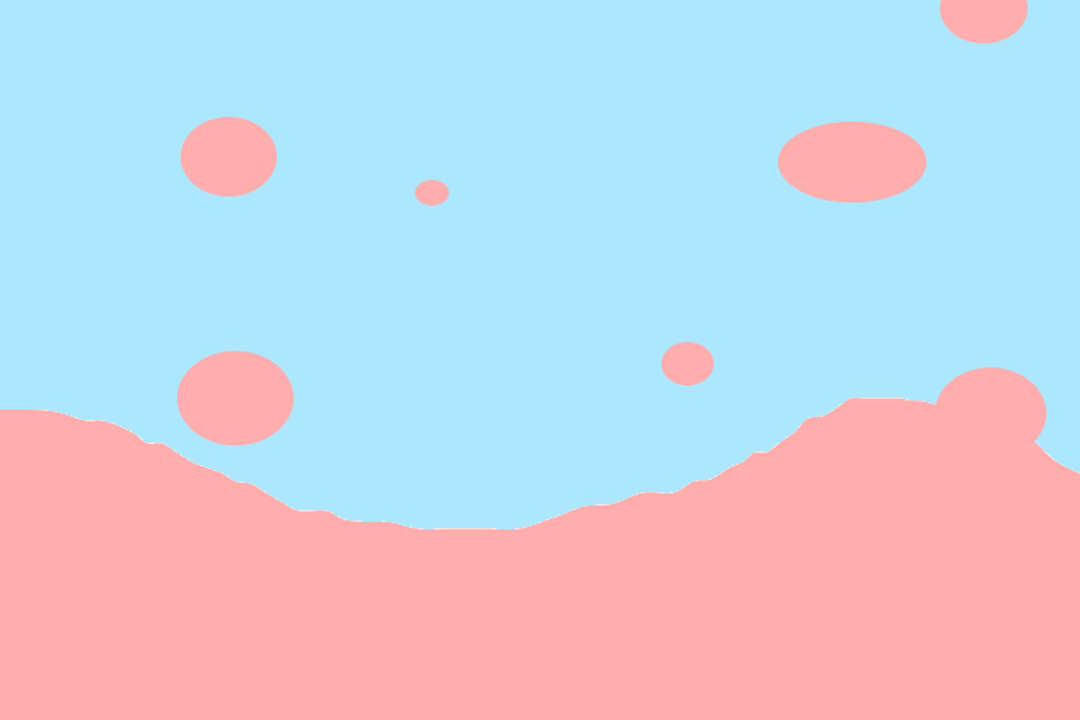
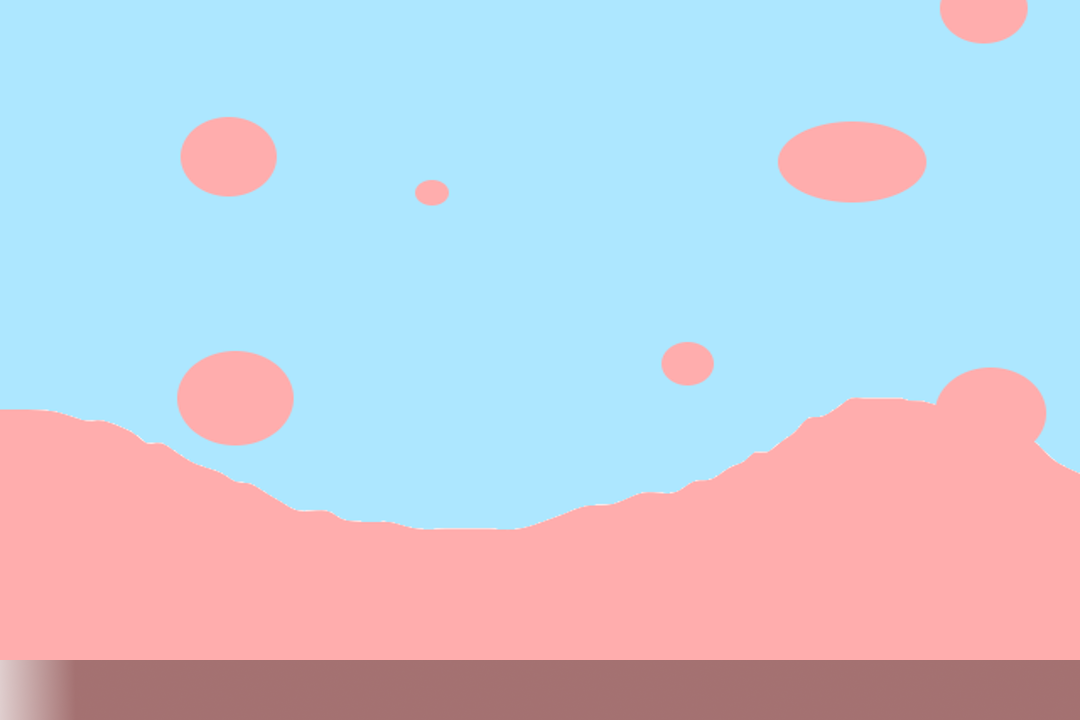
Comparing the layer stacks of the two w=1080, h=720 images. Changes:
painted on "sbg0.png" over [0, 660, 1080, 720]
